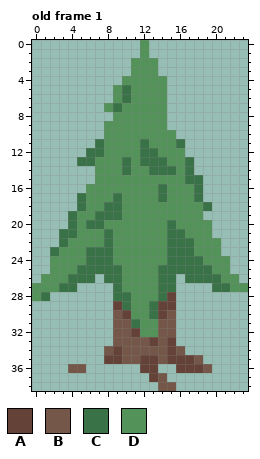
Pixel-art file -- assets/tree.ase. Above is the file before it was changed.
24x39 pixels, 2 frames. Shown: old frame 1. The commit also changed other frames, which this record leaves out.
Palette (. is transparent): A #654237  B #745748  C #397247  D #539359
Pixels before, old frame 1, first column x 0:
 0 ............D...........
 1 ............D...........
 2 ...........DDD..........
 3 ...........DDD..........
 4 ..........DDDDD.........
 5 .........DCDDDD.........
 6 .........DCDDDD.........
 7 ........DCDDDDD.........
 8 .........DDDDDD.........
 9 ........DDDDDDD.........
10 ........DDDDDDDD........
11 .......CDDDDCDDDC.......
12 ......CCDDDDCCDDD.......
13 .....CCDDDCDCCCDDC......
14 .......DDDCDDCCCDC......
15 .......DDDDDDDDDDCC.....
16 ......DDDDDDDDCDDDC.....
17 .....CDDDCDDDDCDDDC.....
18 .....CDDCCDDDDDDDDDC....
19 ....CDDCCCDDDDDDDDD.....
20 ....CDCCDDDDDDDCDDDD....
21 ...CCDDDCDDDDDDCCDDD....
22 ...CDDDDCDDDDDDCCCDDD...
23 ..CDDDCCCDDDDDDCCCDDD...
24 ..DDDDCCCDDDDDDCCCCDDD..
25 ..DDDCCCCCDDDDCCCCCCDD..
26 .DDDCCC.CCDDDDCC.CCCCDD.
27 DDDCC....CDDDDCC....CCDD
28 DC.......CCDDDCA........
29 .........ACDDCAA........
30 .........BADDCAB........
31 .........BBCDDBB........
32 .........BBADDBB........
33 .........BBBBABA........
34 ........BABBBBBAB.......
35 ........AABBAABAAAB.....
36 ....BB......AA..AAAB....
37 .............AB.........
38 ..............BB........
The result:
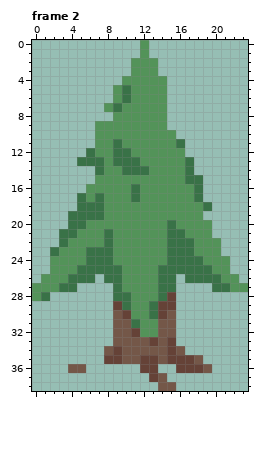
A new or re-ordered frame is compared with the old frame closest to it.
Edits made:
frames re-ordered
Frame 2 against old frame 1:
Colour C replaces colour D in row 11 at x 9; in row 12 at x 9 to 10; in row 13 at x 7, 9 and 11; in row 14 at x 7 and 11 to 12; in row 16 at x 11; in row 17 at x 7 and 11.
Colour C replaces colour D in row 18 at x 6 to 7; in row 19 at x 5 to 6; in row 20 at x 5.
Colour D is added in rows 9 to 10 at x 7.
Colour D replaces colour C in row 11 at x 7 and 12; in row 12 at x 7 and 12 to 13; in row 13 at x 12 to 14; in row 14 at x 13 to 15; in row 16 at x 14; in row 17 at x 9 and 14.
Colour D replaces colour C in rows 18 to 19 at x 8 to 9; in row 20 at x 6 to 7.
